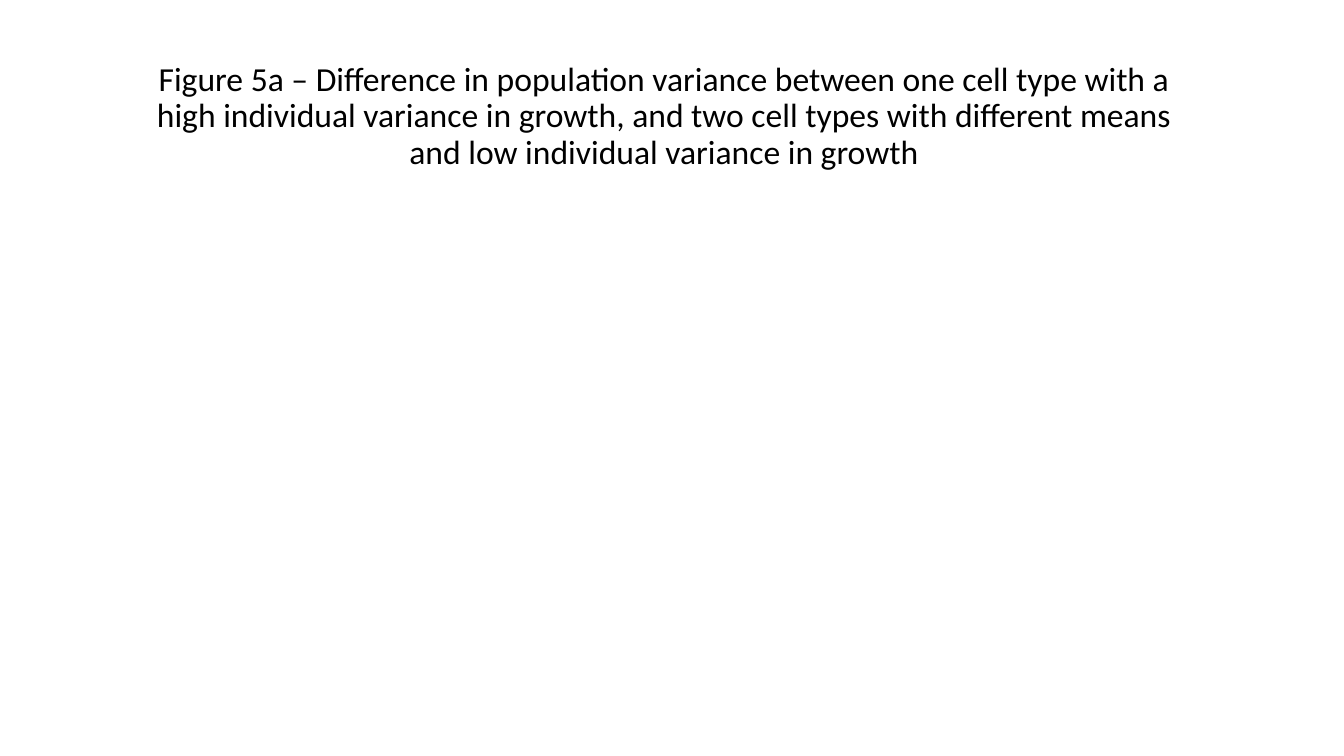
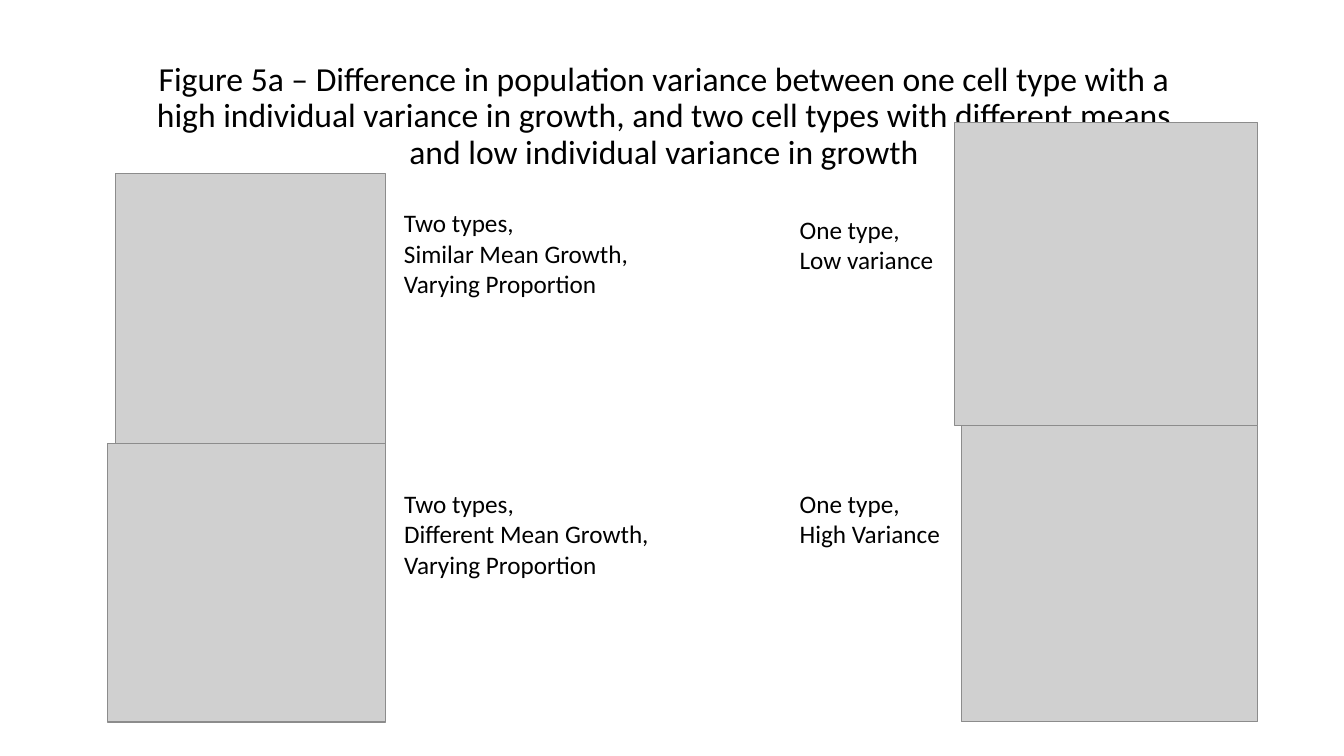
Before and after one commit to FertigLab/CancerInSilico-Figures, a slide deck: slide 9 of Figure_Overview.pptx (slide 11 before the commit). Drawn at 1344x756 pixels with LibreOffice and Linux fonts; fonts in the diff are those of the drawing; grey boxes stand for pictures. Boxes give left, top, right and bottom in pixels: in the first picture for what was removed or moved away, otherwise in the second. Text is boxed around its words. In the diff, an @@ line names an element or a change of style, - is before the commit and + after.

```diff
--- a/Figure_Overview.pptx
+++ b/Figure_Overview.pptx
@@ picture added at [955, 123, 1258, 426] @@
@@ picture added at [116, 173, 386, 444] @@
@@ text added at [404, 215, 628, 298], 18 pt, text #000000 @@
+Two types,
+Similar Mean Growth,
+Varying Proportion
@@ text added at [800, 222, 933, 270], 18 pt, text #000000 @@
+One type,
+Low variance
@@ picture added at [107, 444, 385, 722] @@
@@ picture added at [962, 425, 1258, 722] @@
@@ text added at [404, 496, 648, 579], 18 pt, text #000000 @@
+Two types,
+Different Mean Growth,
+Varying Proportion
@@ text added at [800, 496, 940, 548], 18 pt, text #000000 @@
+One type,
+High Variance
```
Also in this commit, not shown: 3 other slides changed, 2 slides removed, 13 other files.
